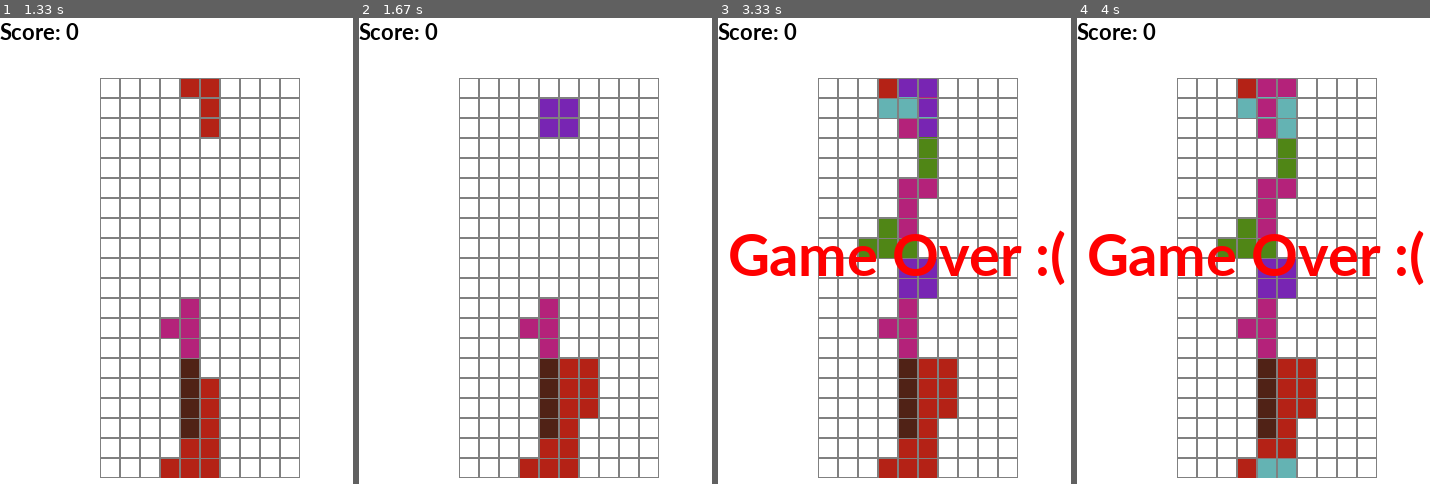
Above: before the commit, frames 1-4 (left to right).
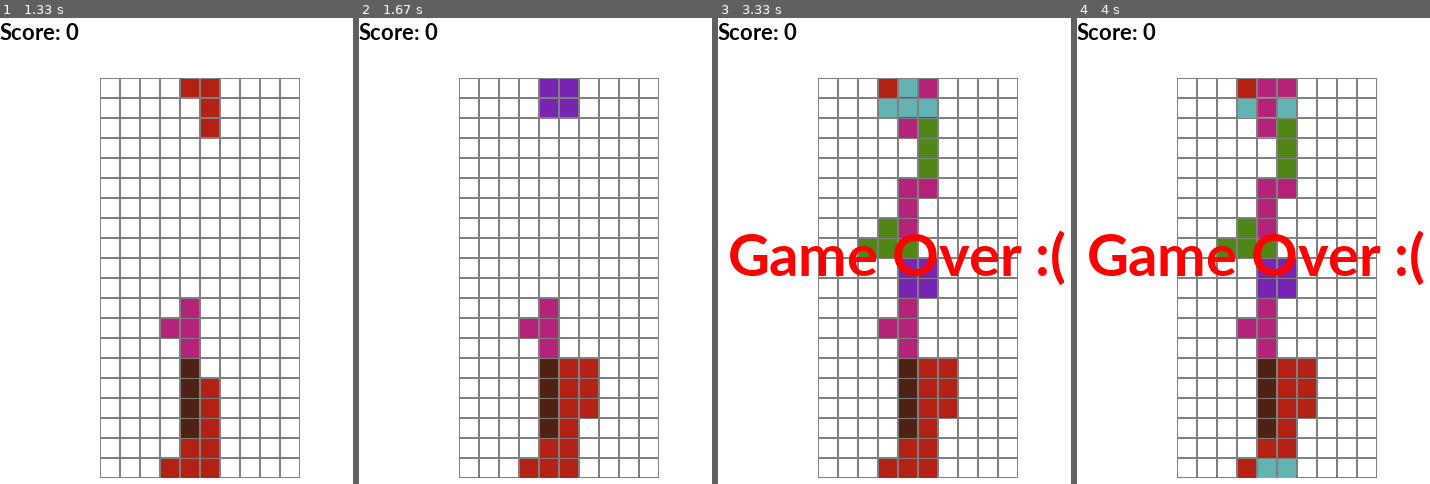
Above: after the commit, the same moments.

Repository: bertrandvidal/tetris-ai
Game: pygame game, started from tetris_ai/game.py
Same seed, same stepped clock (60 frames per second), same inputs: the game is played once before the commit and once after it.
Inputs:
- Up to frame 1 (1.33 s): tap Space at 0.33, 0.73, 1.03, 1.23 s; hold Right 0.67-1.13 s; hold Up from 1.17 s (still down)
- Up to frame 2 (1.67 s): release Up at 1.47 s; hold Right from 1.5 s (still down); tap Space at 1.57 s
- Up to frame 3 (3.33 s): tap Space at 1.87, 2.07, 2.37, 2.63, 2.97 s; release Right at 1.97 s; hold Left 2-2.53 s; hold Down 2.57-2.87 s; hold Left 2.9-3.3 s
- Up to frame 4 (4 s): hold Up 3.33-3.7 s; tap Space at 3.4, 3.8 s; hold Right from 3.73 s (still down)

Frame 1 is identical in both runs. In frame 2, 0.8% of the frame differs, in the area x 51-63%, y 13-26%; in frame 3, 0.8%, in the area x 45-63%, y 13-26%; in frame 4, 0.2%.

Commit message:
Make sure to call render when playing "manually"
Found out while testing manually that pygame wasn't initialized soon
enough so getting the first input would fail.

Make sure to call render before anything else.

Diff:
--- a/tetris_ai/game.py
+++ b/tetris_ai/game.py
@@ -334,6 +334,7 @@
 
     decider = KeyboardAction()
     applier = ActionApplier()
+    drawer.render(game)
 
     while not done:
         if game.figure is None:
